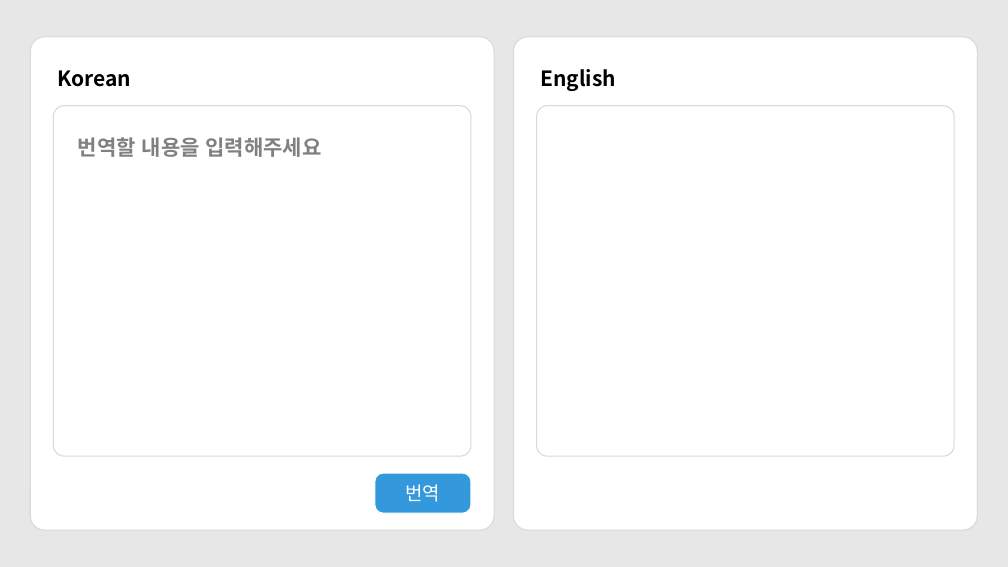
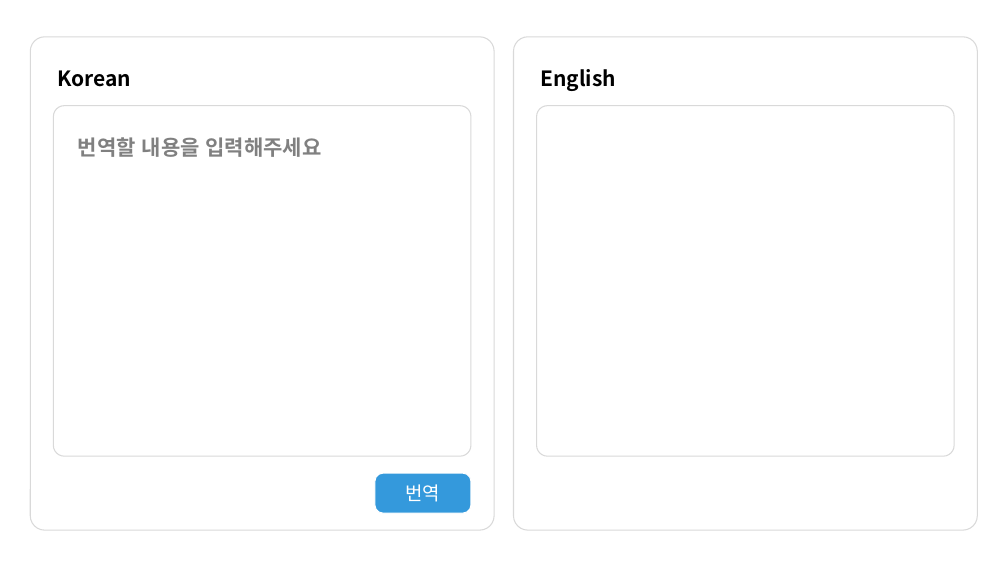
Before and after one commit to potionk/lafuta, a slide deck: slide 3 of week3,4/졸업프로젝트_프로토타입.pptx. Drawn at 1008x567 pixels with LibreOffice and Linux fonts; fonts in the diff are those of the drawing. Boxes give left, top, right and bottom in pixels: in the first picture for what was removed or moved away, otherwise in the second. Text is boxed around its words. In the diff, an @@ line names an element or a change of style, - is before the commit and + after.

```diff
--- a/week3,4/졸업프로젝트_프로토타입.pptx
+++ b/week3,4/졸업프로젝트_프로토타입.pptx
@@ background #E8E7E7 to #FFFFFF @@
```
Also in this commit, not shown: 1 other slide changed, 1 slide added, 2 other files.
